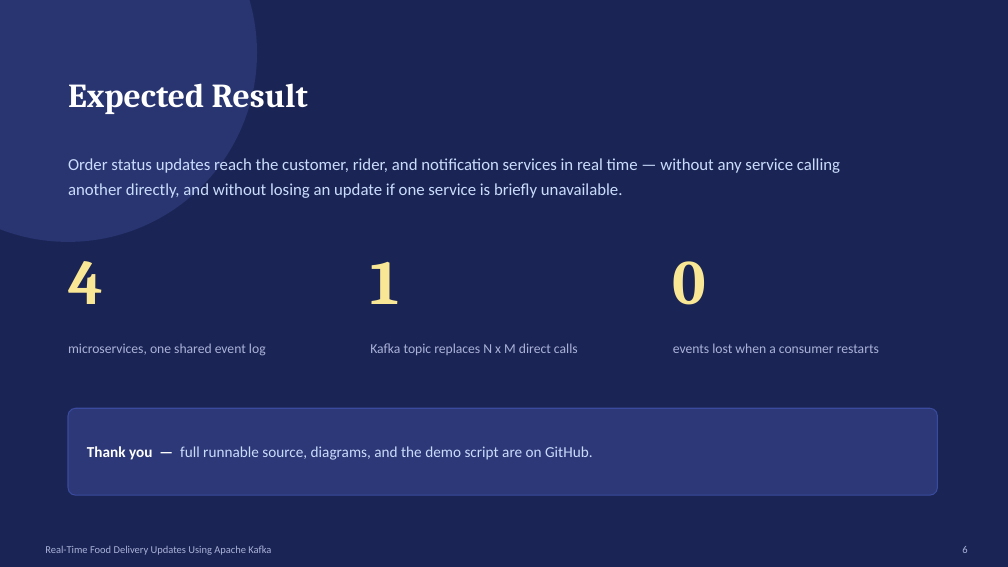
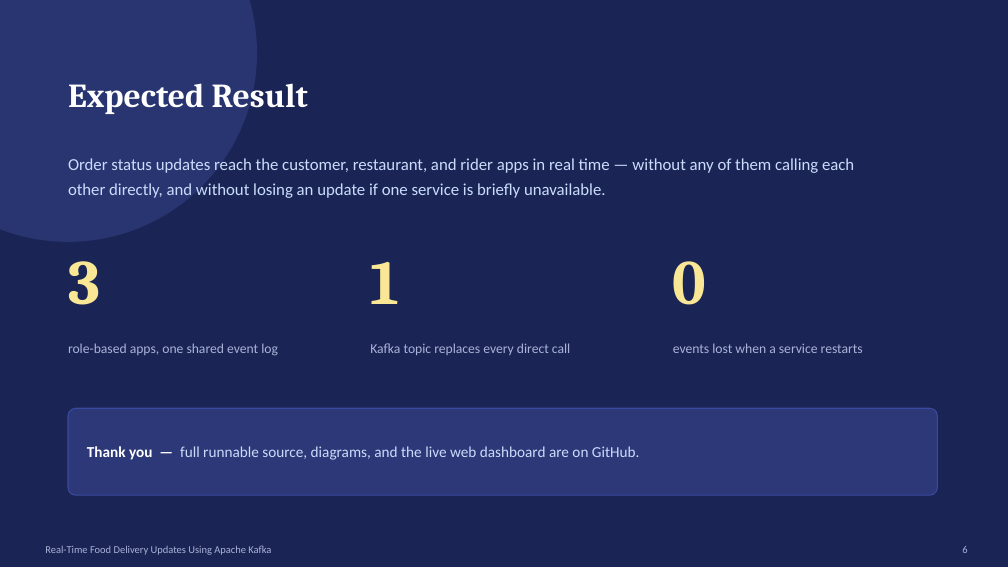
Before and after one commit to ZION-2005/Project2-Kafka-FoodDelivery, a slide deck: slide 9 of presentation/Project2-Kafka-FoodDelivery-Presentation.pptx. Drawn at 1008x567 pixels with LibreOffice and Linux fonts; fonts in the diff are those of the drawing. Boxes give left, top, right and bottom in pixels: in the first picture for what was removed or moved away, otherwise in the second. Text is boxed around its words. In the diff, an @@ line names an element or a change of style, - is before the commit and + after.

```diff
--- a/presentation/Project2-Kafka-FoodDelivery-Presentation.pptx
+++ b/presentation/Project2-Kafka-FoodDelivery-Presentation.pptx
@@ text at bbox=[68, 158, 854, 198]: text changed @@
-Order status updates reach the customer, rider, and notification services in real time — without any service calling another directly, and without losing an update if one service is briefly unavailable.
+Order status updates reach the customer, restaurant, and rider apps in real time — without any of them calling each other directly, and without losing an update if one service is briefly unavailable.
@@ text at bbox=[68, 261, 100, 305]: text changed @@
-4
+3
@@ text at bbox=[68, 343, 278, 356]: text changed @@
-microservices, one shared event log
+role-based apps, one shared event log
@@ text at bbox=[370, 343, 570, 355]: text changed @@
-Kafka topic replaces N x M direct calls
+Kafka topic replaces every direct call
@@ text at bbox=[673, 343, 863, 353]: text changed @@
-events lost when a consumer restarts
+events lost when a service restarts
@@ text at bbox=[87, 446, 640, 460]: text changed @@
-Thank you — full runnable source, diagrams, and the demo script are on GitHub.
+Thank you — full runnable source, diagrams, and the live web dashboard are on GitHub.
```
Also in this commit, not shown: 5 other slides changed, 1 slide added, 1 slide removed.
